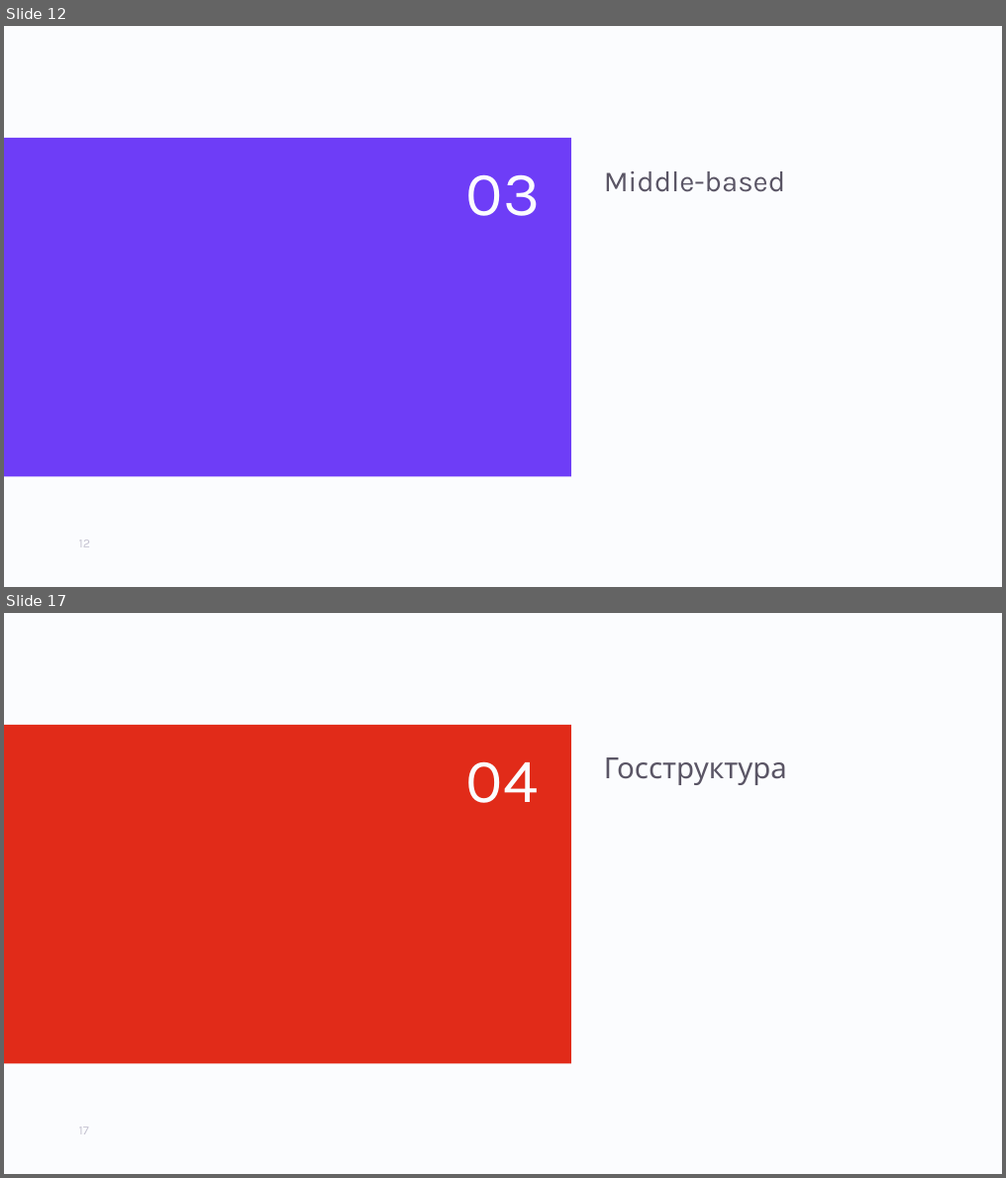
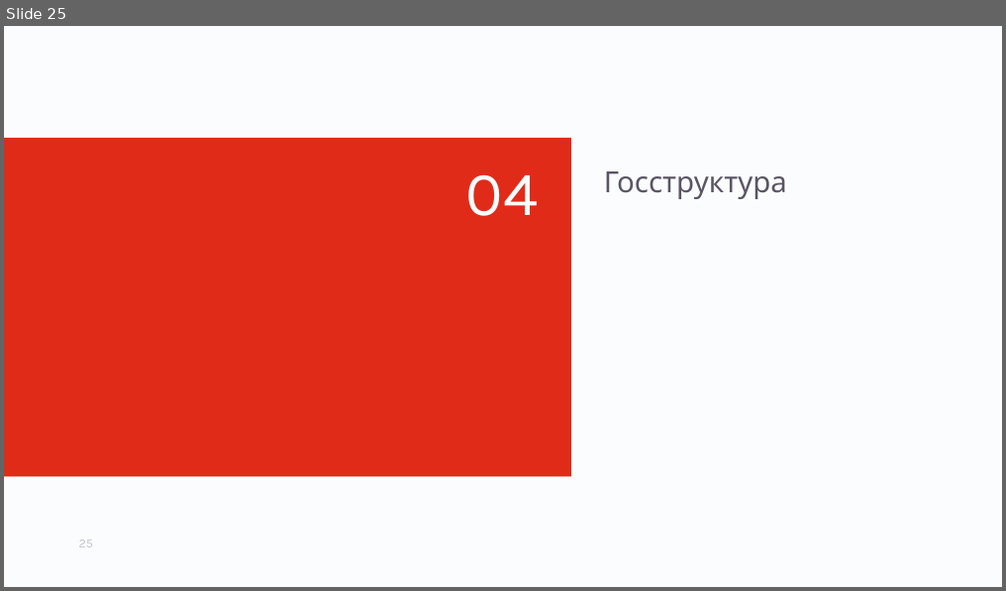
Before and after one commit to aptakhin/talks, a slide deck: 2021-Ptakhin-Hiring.pptx. Shown one above the other, each under a label of ours: slides 12 and 17 before the commit, slide 25 after it; the slides between them are not shown. The pictures are 1006x1178 and 1006x591 pixels, drawn with LibreOffice and Linux fonts; fonts in the diff are those of the drawing; background and template pictures are left out. Boxes give left, top, right and bottom in pixels: in the first picture for what was removed or moved away, otherwise in the second. Text is boxed around its words. In the diff, an @@ line names an element or a change of style, - is before the commit and + after.

```diff
--- a/2021-Ptakhin-Hiring.pptx
+++ b/2021-Ptakhin-Hiring.pptx
@@ slide 12 removed at box(4, 26, 1002, 587), background #FBFCFE @@
@@ rectangle removed at box(4, 138, 571, 476) @@
@@ text removed at box(604, 172, 785, 192) @@
-Middle-based
@@ text removed at box(466, 174, 541, 216) @@
-03
@@ page number removed at box(79, 540, 90, 548) @@
-12
@@ what was slide 17 is now slide 25 @@
@@ page number at box(79, 540, 93, 548): text changed @@
-17
+25
```
Also in this commit, not shown: 6 slides changed, 19 slides added, 12 other slides removed, 2 other files.
